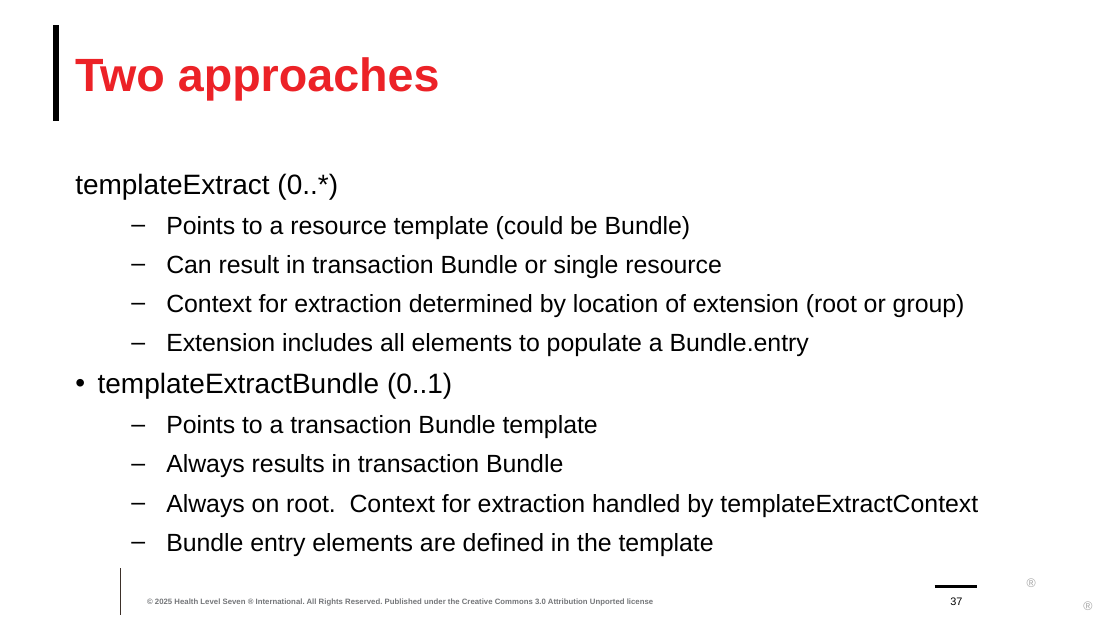
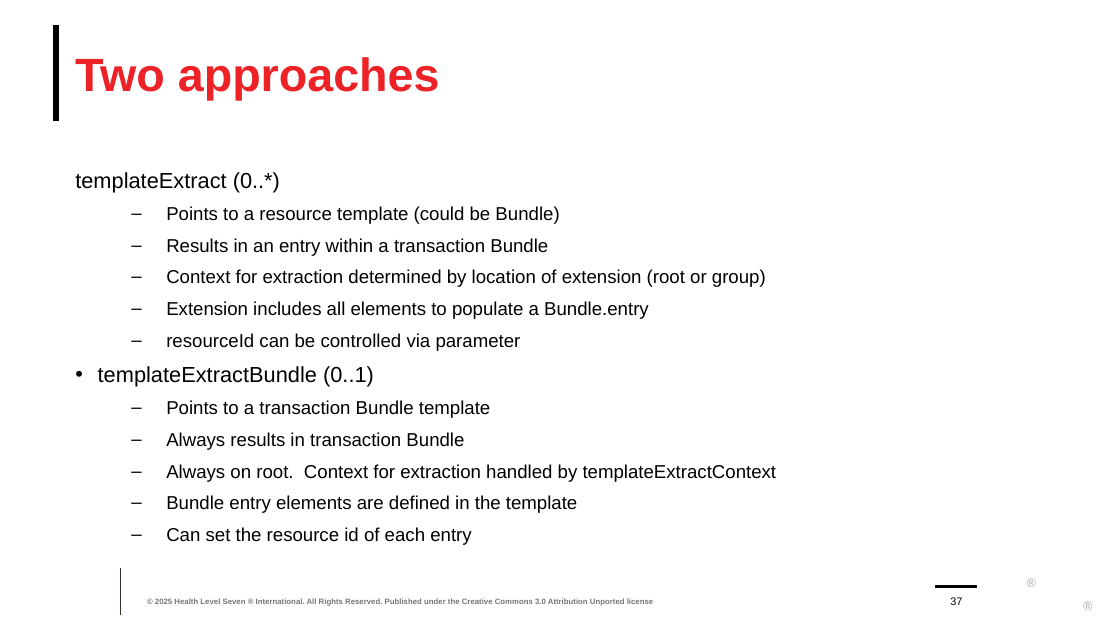
Before and after one commit to FHIR/documents, a slide deck: slide 37 of presentations/sdc/6-SDC-Extraction.pptx. Drawn at 1120x630 pixels with LibreOffice and Linux fonts; fonts in the diff are those of the drawing; background and template pictures are left out. Boxes give left, top, right and bottom in pixels: in the first picture for what was removed or moved away, otherwise in the second. Text is boxed around its words. In the diff, an @@ line names an element or a change of style, - is before the commit and + after.

```diff
--- a/presentations/sdc/6-SDC-Extraction.pptx
+++ b/presentations/sdc/6-SDC-Extraction.pptx
@@ text at [75,172,777,513]: size 18 to 14 pt in "templateExtract (0..*)", "templateExtractBundle (0..1)"; size 16 to 12 pt in "Points to a resource template (could be ...", "Context for extraction determined by location of ...", "Extension includes all elements to populate a ...", "Points to a transaction Bundle template" and 3 more places @@
@@ text at [166,238,548,256]: text changed; size 16 to 12 pt @@
-  – Can result in transaction Bundle or single resource
+  – Results in an entry within a transaction Bundle
@@ text at [166,333,521,351]: paragraph added @@
+  – resourceId can be controlled via parameter
@@ text at [166,527,471,545]: paragraph added @@
+  – Can set the resource id of each entry
```
Also in this commit, not shown: 9 other slides changed, 4 other files.
